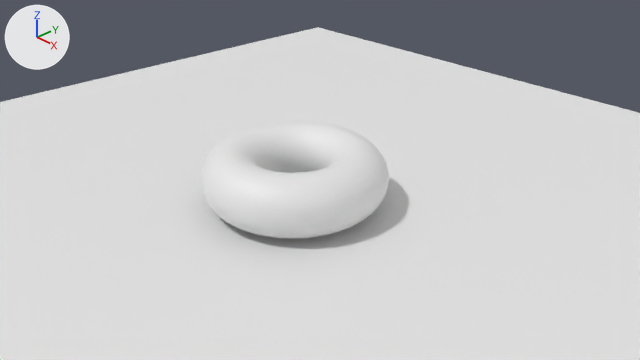
Renders of the Blender file Donut.blend from each side of a commit.
The view is the same before and after, from the file's camera 'Camera'. The lights are fixed; the arrows at upper left show +X, +Y and +Z.
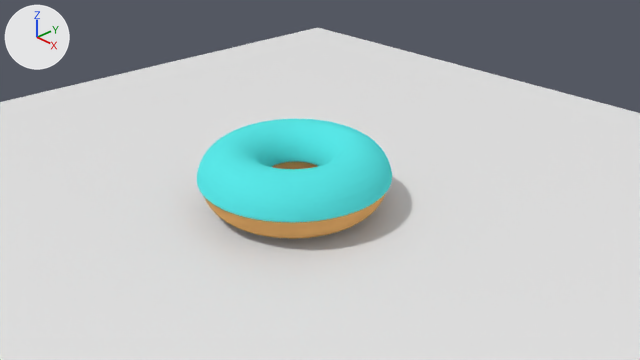
Boxes [x1, y1, x2, y2] around the edits, measured in the pictures (640 x 360 px):
'Plane', moved: before [0, 27, 640, 360]; after [0, 28, 640, 360]
'Torus', recoloured (grey to orange): [200, 121, 389, 239] in both
'Torus.001', added (cyan): after [197, 119, 392, 222]

The change, as a list of edits to the scene's bpy script:
```text
Add mat_material:
    mat_material = diffuse_material('Material')
    mat_material.base_color = (0.8, 0.427, 0.145)  # orange #e7af6a
Add mat_material_001:
    mat_material_001 = diffuse_material('Material.001')
    mat_material_001.base_color = (0.101, 0.8, 0.8)  # cyan #59e7e7
Change me_torus:
    where me_torus.from_pydata(...)  # 480 vertices, 480 faces; spans x -1.5..1.5, y -1.5..1.5, z -0.5..0.5
    add me_torus.materials.append(mat_material)  # orange #e7af6a
Add me_torus_001:
    me_torus_001.from_pydata(...)  # 280 vertices, 240 faces; spans x -1.5..1.5, y -1.5..1.5, z 0.0..0.5
    me_torus_001.materials.append(mat_material_001)  # cyan #59e7e7
Change ob_plane:
    ob_plane.location: (0.0, 0.0, 0.0) -> (0.0, 0.0, -0.01)
Add ob_torus_001:
    ob_torus_001 = bpy.data.objects.new('Torus.001', me_torus_001)
    ob_torus_001.location = (0.0, 0.0, 0.5)
    _m = ob_torus_001.modifiers.new('Solidify', 'SOLIDIFY')
    _m.thickness = 0.05
    _m.offset = 1.0
    _m.nonmanifold_thickness_mode = 'FIXED'
    _m.nonmanifold_merge_threshold = 0.0003
    _m = ob_torus_001.modifiers.new('Subsurf', 'SUBSURF')
    _m.render_levels = 4
```
